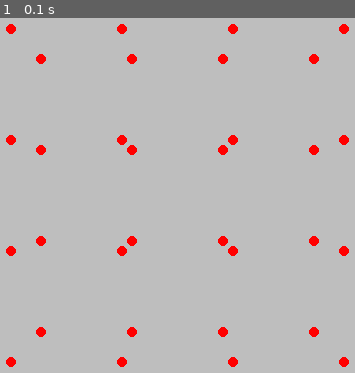
Above: before the commit, frame 1.
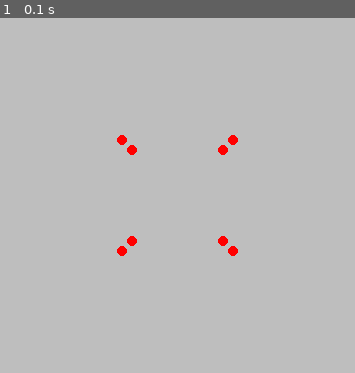
Above: after the commit, the same moment.

Repository: wordminer/rubix_3d_pygame
Game: pygame game, started from src/main.py
Same seed, same stepped clock (60 frames per second), same inputs: the game is played once before the commit and once after it.
Inputs:
- Up to frame 1 (0.1 s): no input

The runs differ from the first frame. In frame 1, 1.4% of the frame differs, in the area x 1-99%, y 1-99%.

Commit message:
face updating

Diff:
--- a/src/Rubix_ctr/Rubix.py
+++ b/src/Rubix_ctr/Rubix.py
@@ -1,6 +1,8 @@
 from argorithm.distance import distance_in_space
 from argorithm.convert_point import convert_3D_point, convert_screen_point
+from argorithm.midle_line import Midle_3D_line
 from Window import ctr_Win
+import const
 
 class Rubix_cube():
     def __init__(self, block_x, block_y, block_z, block_side, block_distance):
@@ -13,7 +15,8 @@
 
         self.block = []
         self.block_appear = []
-        self.block_face_coord =[]
+        self.block_point_pos = []
+        self.face_appear = []
 
     def create_cube(self):
         #Center = [0,0,0]
@@ -37,13 +40,14 @@
                     for vec_y in [-1,1]
                         for vec_z in [-1,1]
             ] ]
-        for k in self.block:
-            for face in k[1]:
-                print(face)
 
-    def distance_argument(self, Camera_pos : tuple[float, float, float]):
+        # for k in self.block:
+        #     for face in k[1]:
+        #         print(face)
+
+    def set_distance_argument(self, Camera_pos : tuple[float, float, float]):
         self.block_appear = []
-        self.block_face_coord = []
+        self.block_point_pos = []
 
         self.block_appear = [
             [distance_in_space(Camera_pos, block_pos[0]), k]
@@ -54,13 +58,23 @@
         for block_pos in self.block:
             Point_coordinate =  [[distance_in_space(point_coord, Camera_pos), k] for k,point_coord in enumerate(block_pos[1])]
             Point_coordinate.sort(reverse=True)
-            self.block_face_coord.append(Point_coordinate)
+            self.block_point_pos.append(Point_coordinate)
+
+            #set face distance using midle point of square
+            Face_dis = []
+            for k,face_stt in enumerate(const.FACE_POS):
+                Face_dis.append([distance_in_space(Camera_pos, Midle_3D_line(block_pos[1][face_stt[1]], block_pos[1][face_stt[3]])), k])
+
+            Face_dis.sort(reverse=True)
+            self.face_appear.append(Face_dis)
 
 
-    def show_rubix(self, Window : ctr_Win.WINDOW, Camera_pos : tuple[float, float, float], Scale : list[float, float], Point_argument : list[str, int]):
+
+
+    def show_rubix_point(self, Window : ctr_Win.WINDOW, Camera_pos : tuple[float, float, float], Scale : list[float, float], Point_argument : list[str, int]):
 
         for block_stt in self.block_appear:
-            point_pos = self.block_face_coord[block_stt[1]]
+            point_pos = self.block_point_pos[block_stt[1]]
 
             for face_point in point_pos:
                 point = self.block[block_stt[1]][1][face_point[1]]
--- a/src/argorithm/distance.py
+++ b/src/argorithm/distance.py
@@ -1,8 +1,8 @@
 from math import sqrt
 
-def distance_in_space(point_1 : tuple[float, float, float], poitn_2 : tuple[float, float, float]):
+def distance_in_space(point_1 : tuple[float, float, float], point_2 : tuple[float, float, float]):
     dis = sqrt(
-        (point_1[0] - poitn_2[0])**2 +
-        (point_1[1] - poitn_2[1])**2 +
-        (point_1[2] - poitn_2[2])**2)
+        (point_1[0] - point_2[0])**2 +
+        (point_1[1] - point_2[1])**2 +
+        (point_1[2] - point_2[2])**2)
     return dis
--- /dev/null
+++ b/src/argorithm/midle_line.py
@@ -0,0 +1,8 @@
+def Midle_3D_line(point_1 : tuple[float, float, float], point_2 : tuple[float, float, float]):
+    #fiding the midle of 2 point in space
+    Midle_point = [
+        (point_1[k] + point_2[k])/2
+        for k in range(3)]
+
+
+    return Midle_point
--- a/src/const.py
+++ b/src/const.py
@@ -2,3 +2,10 @@
 WIN_HIGHT = 600
 
 CAMERA_COORD = (0,0,10)
+
+FACE_POS = (
+    (1,2,4,3),
+    (5,6,8,7),
+    (3,7,8,4),
+    (1,5,6,2)
+)
--- a/src/main.py
+++ b/src/main.py
@@ -3,10 +3,10 @@
 import const
 
 game_dis = WINDOW(const.WIN_WIDTH, const.WIN_HIGHT)
-Cube = Rubix.Rubix_cube(3,3,1,2,0)
+Cube = Rubix.Rubix_cube(1,1,1,2,0)
 
 Cube.create_cube()
-Cube.distance_argument(const.CAMERA_COORD)
+Cube.set_distance_argument(const.CAMERA_COORD)
 
 
 
@@ -16,6 +16,6 @@
 
     game_dis.window.fill("GRAY")
 
-    Cube.show_rubix(game_dis, const.CAMERA_COORD, [50,50], ["RED", 5])
+    Cube.show_rubix_point(game_dis, const.CAMERA_COORD, [50,50], ["RED", 5])
 
     game_dis.update_event()
